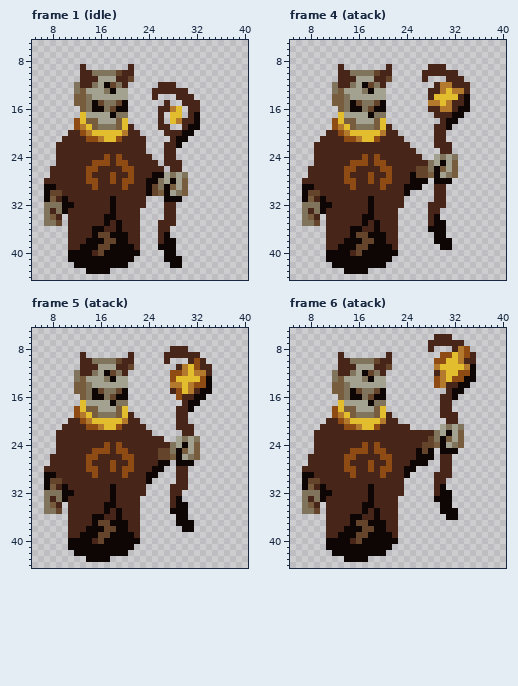
A pixel-art file gets an edit: Assets/enemy/rangeenemy.aseprite. Above, as it was before the edit.
47x46 pixels, 8 frames. Colours within 5 levels of each other are drawn and written as one. Shown: frame 1 (idle): x 5..40, y 5..44; frame 4 (atack): x 5..40, y 5..44; frame 5 (atack): x 5..40, y 5..44; frame 6 (atack): x 5..40, y 5..44. The commit also changed other frames, which this record leaves out.
And afterwards:
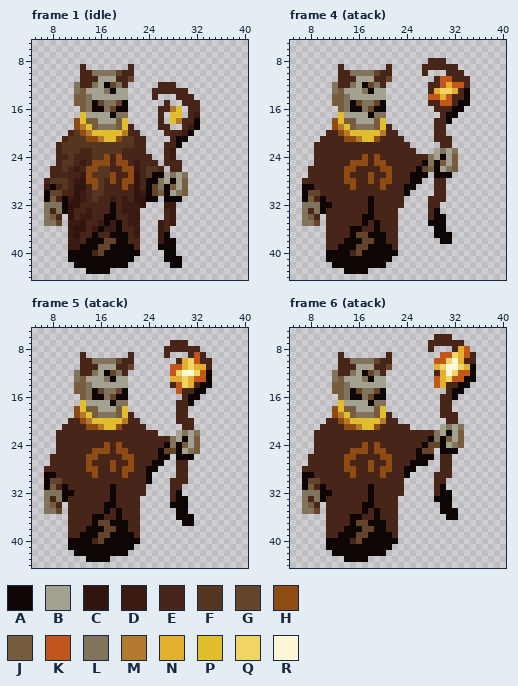
Palette (. is transparent): A #0e0604  B #a3a290  C #31140e  D #3b1a12  E #472518  F #543621  G #64452c  H #8e4b14  J #775c3d  K #c0561a  L #81745c  M #b37a2d  N #e2af2e  P #e2be2e  Q #eed564  R #fef7d7
Difference:
Changed rows in their new state; - is an unchanged pixel.
Frame 1 (idle):
first column x 7:
17 -------------------------D
19 ------------------------D-
20 -----F-----------------D--
21 ----FFF------FF-----------
22 ---FFFFFFFFFFFF-----------
23 ---FFF--FFFFF--------D----
24 ----F---FF-----------D----
25 ---FF-D--------D----------
26 ---F-D---FF----D-FF-------
27 ------D-FFF----C-F--------
28 -FFF-DC--F-----C----------
29 D--F-CC--F-----C----------
30 -----CD-FF-----CD---------
31 ----DCD-F--D-D-CCAA-------
32 ----CC-------DDDC---DD----
33 ----C--D-----DDD-----D----
34 ----C-DD------DD-----D----
35 ----DDC--D-D--DD---D-D----
36 ----DCC-D-DD---D---D------
37 ----DC---EE----D---D------
38 ----DD-------------D------
39 ----DD--------------------
Frame 4 (atack):
first column x 26:
 8 --EEE----
 9 -E---EE--
10 --...--E-
11 -.-EKK--E
12 --E-KNKK-
13 ---NQQNEA
14 --KKNKE--
15 --EEKK-A-
16 --.-EEA-.
17 ---.-A-.-
18 ---E--.--
19 -----.---
21 -----E---
22 ---.-----
23 ---BLBL--
24 -EL-A-J--
25 -A-AJ----
26 A-J-BL---
27 AA.-AA.--
28 -.-EE.---
29 .--------
31 --E------
32 ----.----
33 ---A-----
34 ----A----
35 --A------
36 --.------
37 -----A---
38 ---.-----
39 ----..---
Frame 5 (atack):
first column x 24:
 7 ----EEE----
 8 ---E---EE--
 9 ----...-KE-
10 ---.-ENQK-E
11 ----KKNQNN-
12 ----KQRRQKA
13 ----NNQNKK-
14 ----EKQNEA-
15 ----.KEEA-.
16 -----.-A-.-
17 -----E--.--
18 -------.---
20 -------E---
21 -----.-----
22 -E---BLBL--
23 ---EL-A-J--
24 ---A-AJ----
25 --A-G-BL---
26 --AA.-AA.--
27 -A-.-EE.---
28 A-.--------
29 -.---------
30 ----E------
31 ------.----
32 -----A-----
33 ------A----
34 ----A------
35 ----.------
36 -------A---
37 -----.-----
38 ------..---
Frame 6 (atack):
first column x 29:
 8 ----NK
 9 -KKQNK
10 KKQRN-
11 NQRRQN
12 -NRQKK
13 KNQKK-
14 KN----
first column x 27:
23 -A-
24 A-G
25 -G-
